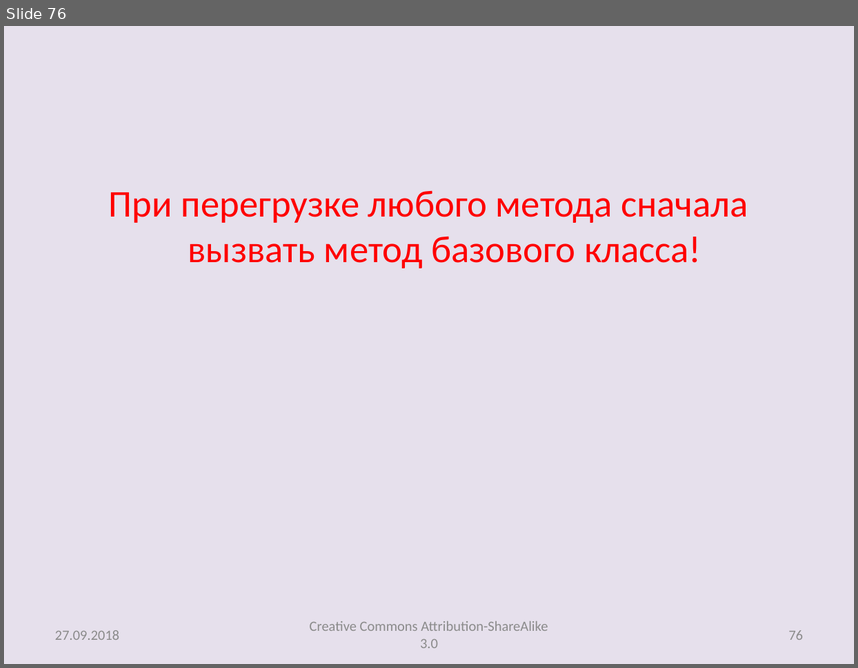
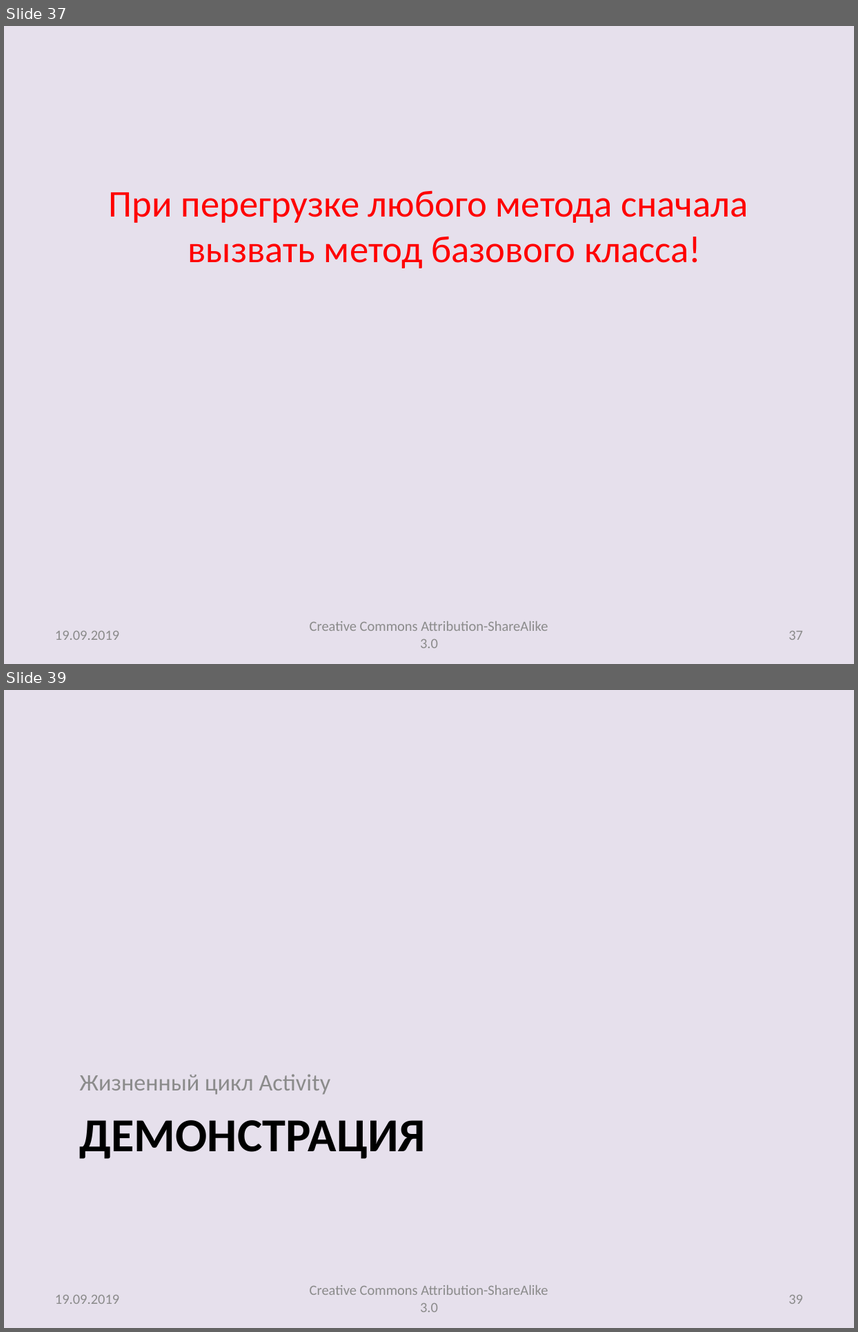
Before and after one commit to andrei-kuznetsov/android-lectures, a slide deck: lectures/Lecture003_AltRes_Activity.pptx. Shown one above the other, each under a label of ours: slide 76 before the commit, slides 37 and 39 after it; the slides between them are not shown. The pictures are 858x668 and 858x1332 pixels, drawn with LibreOffice and Linux fonts; fonts in the diff are those of the drawing. Boxes give left, top, right and bottom in pixels: in the first picture for what was removed or moved away, otherwise in the second. Text is boxed around its words. In the diff, an @@ line names an element or a change of style, - is before the commit and + after.

```diff
--- a/lectures/Lecture003_AltRes_Activity.pptx
+++ b/lectures/Lecture003_AltRes_Activity.pptx
@@ slide 39 added at [4, 690, 854, 1328], background #E6E0EC @@
@@ text added at [80, 1074, 331, 1094], 20 pt, text #8C8C8C @@
+Жизненный цикл Activity
@@ title added at [80, 1120, 426, 1159], 40 pt, text #000000, bold @@
+ДЕМОНСТРАЦИЯ
@@ text added at [310, 1285, 548, 1312], 12 pt, text #8C8C8C @@
+Creative Commons Attribution-ShareAlike 3.0
@@ text added at [55, 1294, 119, 1303], 12 pt, text #8C8C8C @@
+19.09.2019
@@ page number added at [789, 1294, 803, 1303], 12 pt, text #8C8C8C @@
+39
@@ what was slide 76 is now slide 37 @@
@@ slide 37 changed as well @@
@@ text at [55, 630, 119, 639]: text changed @@
-27.09.2018
+19.09.2019
@@ page number at [789, 630, 803, 639]: text changed @@
-76
+37
```
Also in this commit, not shown: 76 other slides changed, 16 other slides added, 2 other files.
